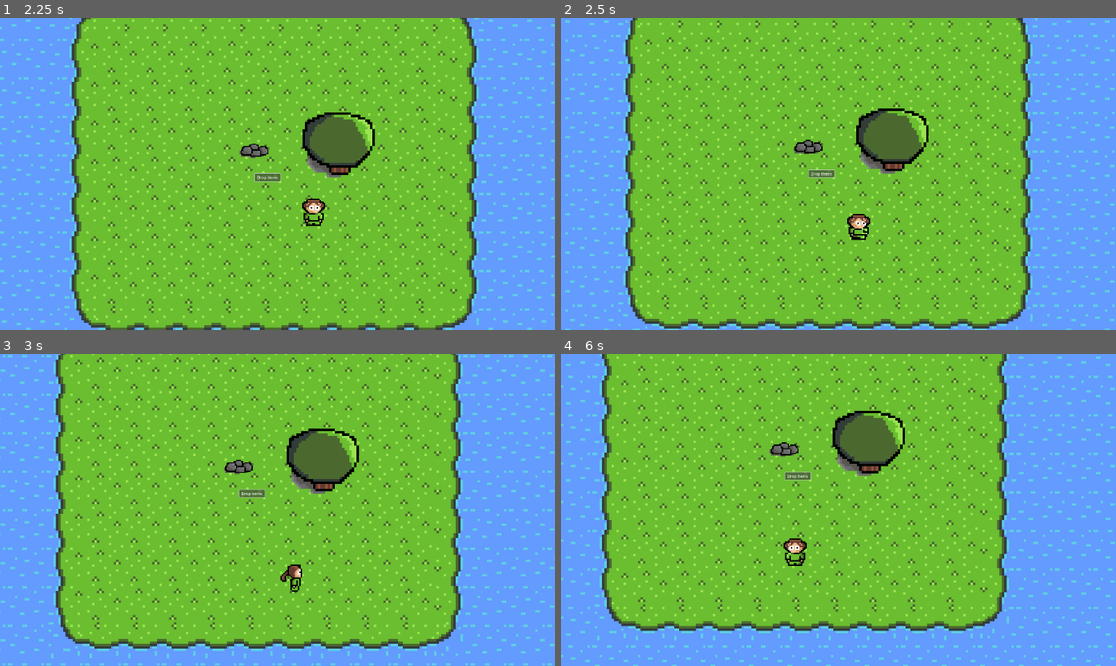
Above: before the commit, frames 1-4 (two rows, left to right).
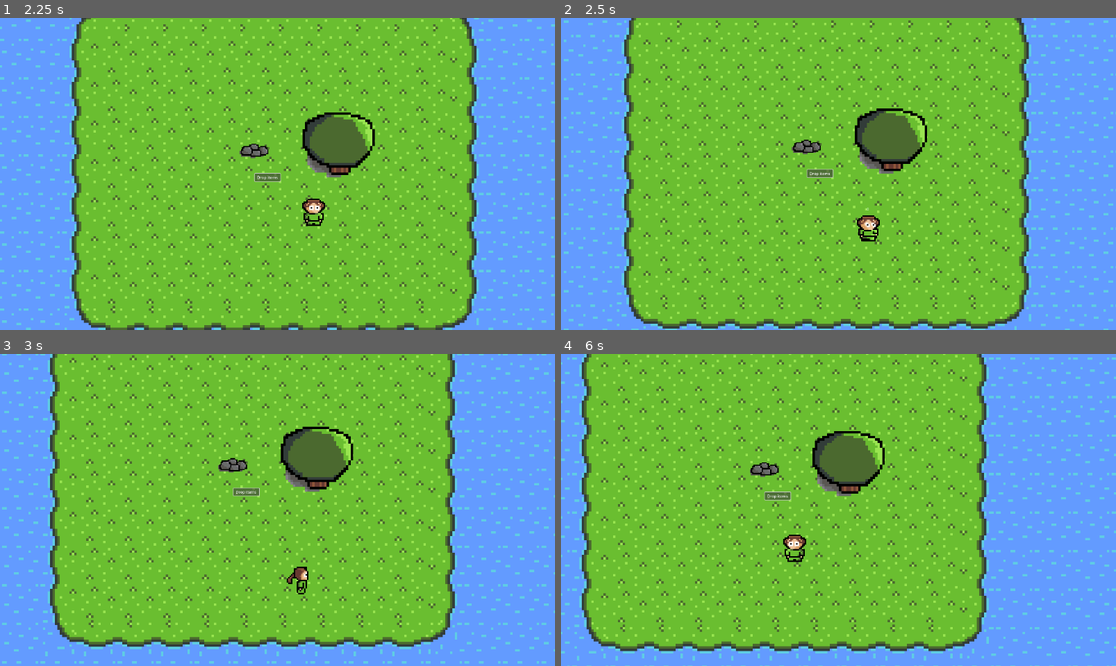
Above: after the commit, the same moments.

Repository: aubindetrez/DigitalReborn
Game: Godot game, scene res://scenes/main_scene.tscn
Same seed, same stepped clock (60 frames per second), same inputs: the game is played once before the commit and once after it.
Inputs:
- Up to frame 1 (2.25 s): click "Drop items" at 0.5 s; tap Enter (ui_accept) at 1.25, 1.52 s; hold Right (ui_right) 1.28-2.03 s; hold Down (ui_down) from 2.03 s (still down)
- Up to frame 2 (2.5 s): keep holding Down (ui_down); tap Enter (ui_accept) at 2.27 s
- Up to frame 3 (3 s): release Down (ui_down) at 2.78 s; hold Right (ui_right) from 2.78 s (still down)
- Up to frame 4 (6 s): release Right (ui_right) at 3.53 s; hold Up (ui_up) 3.53-4.28 s; tap Enter (ui_accept) at 3.77, 4.52, 5.27 s; hold Left (ui_left) 4.28-5.78 s; hold Down (ui_down) from 5.78 s (still down)

Frame 1 is identical in both runs. In frame 2, 11% of the frame differs, in the area x 0-100%, y 0-100%; in frame 3, 22%; in frame 4, 31%.

Commit message:
Play sound when we hit a tree

Diff:
--- /dev/null
+++ b/HitBox.gd
@@ -0,0 +1,14 @@
+extends StaticBody2D
+class_name HitBox # Detect hit by player, have life and drop resources
+
+@export var audioPlayer: AudioStreamPlayer
+
+func _ready():
+	pass
+
+func _process(delta):
+	pass
+
+func _receive_attack(power):
+	print("Tree is hit by power:", power)
+	audioPlayer.play()
--- /dev/null
+++ b/scenes/AttackRegion.gd
@@ -0,0 +1,16 @@
+extends Area2D
+class_name AttackRegion # Area2D to produce attack
+
+@export var attack_strengh = 1
+
+# Called when we start an attack
+func _on_controller_attack():
+	self.monitoring = true
+
+# Called when the attack ends
+func _on_body_entered(body):
+	if body is HitBox:
+		body._receive_attack(attack_strengh)
+
+func _on_change_anim_based_on_mvmnt_anim_attack_finished():
+	self.monitoring = false
--- a/scenes/Controller.gd
+++ b/scenes/Controller.gd
@@ -8,6 +8,7 @@
 
 var parent: CharacterBody2D
 @export var toBeRotated: AnimationController
+@export var area2dToRotate: Area2D
 
 signal attack() # emitted when the user press ui_select
 
@@ -65,11 +66,11 @@
 	parent.move_and_slide()
 
 	#if velocity.length() >= 1:
-	var target_angle = atan2(velocity.x, velocity.y)
+	var target_angle = atan2(velocity.x, -velocity.y)
 	#var rot = toBeRotated.get_rotation()
 	#rot = lerp_angle(rot, target_angle, 0.1)
 	toBeRotated.set_rotation(target_angle)
-
+	area2dToRotate.set_rotation(target_angle)
 
 func _on_change_anim_based_on_mvmnt_anim_attack_finished():
 	active = true
--- a/scenes/animate_moving_obj.gd
+++ b/scenes/animate_moving_obj.gd
@@ -37,9 +37,9 @@
 func anim_moving():
 	parent.speed_scale = 2 # by default the movement is too fast compared to the animation, speed up the animation
 	if smoothed_rot < (PI/2 - PI/4) and smoothed_rot > (-PI/2 + PI/4):
+		parent.play("upward")
+	elif smoothed_rot < (-PI/2 - PI/4) or smoothed_rot > (PI/2 + PI/4):
 		parent.play("downward")
-	elif smoothed_rot < (-PI/2 - PI/4) or smoothed_rot > (PI/2 + PI/4):
-		parent.play("upward")
 	elif smoothed_rot < (PI - PI/4) and smoothed_rot > (0 + PI/4):
 		parent.flip_h = false
 		parent.play("right")
@@ -50,9 +50,9 @@
 func anim_idle():
 	parent.speed_scale = 1
 	if smoothed_rot < (PI/2 - PI/4) and smoothed_rot > (-PI/2 + PI/4):
+		parent.play("idleup")
+	elif smoothed_rot < (-PI/2 - PI/4) or smoothed_rot > (PI/2 + PI/4):
 		parent.play("idledown")
-	elif smoothed_rot < (-PI/2 - PI/4) or smoothed_rot > (PI/2 + PI/4):
-		parent.play("idleup")
 	elif smoothed_rot < (PI - PI/4) and smoothed_rot > (0 + PI/4):
 		parent.flip_h = false
 		parent.play("idleright")
@@ -65,9 +65,9 @@
 	blockingAnimAttack = true
 	parent.speed_scale = 2
 	if smoothed_rot < (PI/2 - PI/4) and smoothed_rot > (-PI/2 + PI/4):
+		parent.play("attackup")
+	elif smoothed_rot < (-PI/2 - PI/4) or smoothed_rot > (PI/2 + PI/4):
 		parent.play("attackdown")
-	elif smoothed_rot < (-PI/2 - PI/4) or smoothed_rot > (PI/2 + PI/4):
-		parent.play("attackup")
 	elif smoothed_rot < (PI - PI/4) and smoothed_rot > (0 + PI/4):
 		parent.flip_h = false
 		parent.play("attackright")
--- a/scenes/main_scene.tscn
+++ b/scenes/main_scene.tscn
@@ -6,7 +6,10 @@
 [ext_resource type="Texture2D" uid="uid://c3dcggddw7pbt" path="res://assets/rock/rock_v2.png" id="3_fjrnr"]
 [ext_resource type="Texture2D" uid="uid://deeiwlehbwesu" path="res://assets/tree/tree_v2.png" id="4_gaol8"]
 [ext_resource type="Script" path="res://scenes/animate_moving_obj.gd" id="4_ujqmk"]
+[ext_resource type="Script" path="res://scenes/AttackRegion.gd" id="5_rowbj"]
 [ext_resource type="Script" path="res://scenes/Controller.gd" id="6_ok3vd"]
+[ext_resource type="Script" path="res://HitBox.gd" id="7_ju6yn"]
+[ext_resource type="AudioStream" uid="uid://v65lqiubwdqg" path="res://attack.wav" id="9_ini3i"]
 
 [sub_resource type="TileSetAtlasSource" id="TileSetAtlasSource_jivvp"]
 resource_name = "Floor"
@@ -56,7 +59,7 @@
 sources/0 = SubResource("TileSetAtlasSource_jivvp")
 
 [sub_resource type="RectangleShape2D" id="RectangleShape2D_1xxw5"]
-size = Vector2(70, 130)
+size = Vector2(70, 83)
 
 [sub_resource type="AtlasTexture" id="AtlasTexture_oxs0p"]
 atlas = ExtResource("2_uow8f")
@@ -356,13 +359,21 @@
 "speed": 5.0
 }]
 
+[sub_resource type="RectangleShape2D" id="RectangleShape2D_qon44"]
+size = Vector2(62, 97)
+
 [sub_resource type="RectangleShape2D" id="RectangleShape2D_s20h7"]
 size = Vector2(123, 59)
 
 [sub_resource type="RectangleShape2D" id="RectangleShape2D_4xrhr"]
 size = Vector2(30.2, 27)
 
+[sub_resource type="RectangleShape2D" id="RectangleShape2D_p1g5b"]
+size = Vector2(33.6, 31)
+
 [node name="Node2D" type="Node2D"]
+
+[node name="Ambiance" type="AudioStreamPlayer" parent="."]
 
 [node name="TileMap" type="TileMap" parent="."]
 position = Vector2(-1, 2)
@@ -376,12 +387,13 @@
 scale = Vector2(0.5, 0.5)
 
 [node name="CollisionShape2D" type="CollisionShape2D" parent="Player"]
-position = Vector2(2, -64)
+position = Vector2(2, -40.5)
 shape = SubResource("RectangleShape2D_1xxw5")
 
-[node name="Controller" type="Node" parent="Player" node_paths=PackedStringArray("toBeRotated")]
+[node name="Controller" type="Node" parent="Player" node_paths=PackedStringArray("toBeRotated", "area2dToRotate")]
 script = ExtResource("6_ok3vd")
 toBeRotated = NodePath("../PlayerSprite/ChangeAnimBasedOnMvmnt")
+area2dToRotate = NodePath("../AttackRegion")
 
 [node name="PlayerSprite" type="AnimatedSprite2D" parent="Player"]
 position = Vector2(4, -62)
@@ -399,35 +411,70 @@
 position_smoothing_enabled = true
 position_smoothing_speed = 1.0
 
-[node name="StaticBody2D2" type="StaticBody2D" parent="."]
+[node name="AttackRegion" type="Area2D" parent="Player"]
+position = Vector2(4, -58)
+collision_layer = 2
+collision_mask = 2
+monitoring = false
+script = ExtResource("5_rowbj")
+
+[node name="CollisionShape2D" type="CollisionShape2D" parent="Player/AttackRegion"]
+position = Vector2(0, -96)
+shape = SubResource("RectangleShape2D_qon44")
+debug_color = Color(0.670588, 0.466667, 0.556863, 0.419608)
+
+[node name="StaticBody2D2-rock" type="StaticBody2D" parent="."]
 scale = Vector2(0.5, 0.5)
-
-[node name="CollisionShape2D" type="CollisionShape2D" parent="StaticBody2D2"]
+collision_mask = 0
+
+[node name="CollisionShape2D" type="CollisionShape2D" parent="StaticBody2D2-rock"]
 position = Vector2(-4, 10)
 shape = SubResource("RectangleShape2D_s20h7")
 
-[node name="Rock" type="Sprite2D" parent="StaticBody2D2"]
+[node name="Rock" type="Sprite2D" parent="StaticBody2D2-rock"]
 scale = Vector2(5, 5)
 texture = ExtResource("3_fjrnr")
 
-[node name="StaticBody2D" type="StaticBody2D" parent="."]
+[node name="StaticBody2D-tree" type="StaticBody2D" parent="."]
 position = Vector2(173, 0)
 scale = Vector2(5, 5)
-
-[node name="CollisionShape2D" type="CollisionShape2D" parent="StaticBody2D"]
+collision_mask = 0
+
+[node name="CollisionShape2D" type="CollisionShape2D" parent="StaticBody2D-tree"]
 position = Vector2(-0.100002, -1.8)
 scale = Vector2(1, 1)
 shape = SubResource("RectangleShape2D_4xrhr")
 
-[node name="Tree" type="Sprite2D" parent="StaticBody2D"]
+[node name="Tree" type="Sprite2D" parent="StaticBody2D-tree"]
 scale = Vector2(1, 1)
 texture = ExtResource("4_gaol8")
 hframes = 2
 
+[node name="HitBox" type="StaticBody2D" parent="StaticBody2D-tree" node_paths=PackedStringArray("audioPlayer")]
+collision_layer = 2
+collision_mask = 2
+script = ExtResource("7_ju6yn")
+audioPlayer = NodePath("AudioStreamPlayer")
+
+[node name="AudioStreamPlayer" type="AudioStreamPlayer" parent="StaticBody2D-tree/HitBox"]
+stream = ExtResource("9_ini3i")
+
+[node name="CollisionShape2D" type="CollisionShape2D" parent="StaticBody2D-tree/HitBox"]
+position = Vector2(-0.200001, -1.5)
+scale = Vector2(1, 1)
+shape = SubResource("RectangleShape2D_p1g5b")
+debug_color = Color(0.713726, 0.45098, 0.490196, 0.419608)
+
 [node name="TestDropNCraft" parent="." instance=ExtResource("1_0hwdm")]
 position = Vector2(-98, 31)
 scale = Vector2(0.5, 0.5)
 
 [connection signal="attack" from="Player/Controller" to="Player/PlayerSprite/ChangeAnimBasedOnMvmnt" method="anim_attack"]
+[connection signal="attack" from="Player/Controller" to="Player/AttackRegion" method="_on_controller_attack"]
 [connection signal="animation_finished" from="Player/PlayerSprite" to="Player/PlayerSprite/ChangeAnimBasedOnMvmnt" method="_on_player_sprite_animation_finished"]
 [connection signal="anim_attack_finished" from="Player/PlayerSprite/ChangeAnimBasedOnMvmnt" to="Player/Controller" method="_on_change_anim_based_on_mvmnt_anim_attack_finished"]
+[connection signal="anim_attack_finished" from="Player/PlayerSprite/ChangeAnimBasedOnMvmnt" to="Player/AttackRegion" method="_on_change_anim_based_on_mvmnt_anim_attack_finished"]
+[connection signal="area_entered" from="Player/AttackRegion" to="Player/AttackRegion" method="_on_area_entered"]
+[connection signal="area_shape_entered" from="Player/AttackRegion" to="Player/AttackRegion" method="_on_area_shape_entered"]
+[connection signal="body_entered" from="Player/AttackRegion" to="Player/AttackRegion" method="_on_body_entered"]
+[connection signal="body_shape_entered" from="Player/AttackRegion" to="Player/AttackRegion" method="_on_body_shape_entered"]
Not shown, added: attack.wav.import
Not shown: 1 places in scenes/main_scene.tscn that only renumber resources
Not shown, added: attack.wav
